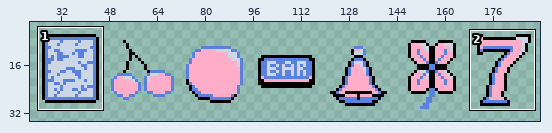
Two versions of one sprite sheet, gambling_assets/slot_spritesheet_placeholder.png. The first picture is a wide view before the edit; the outline marks the close-up.
Close-up. As it was:
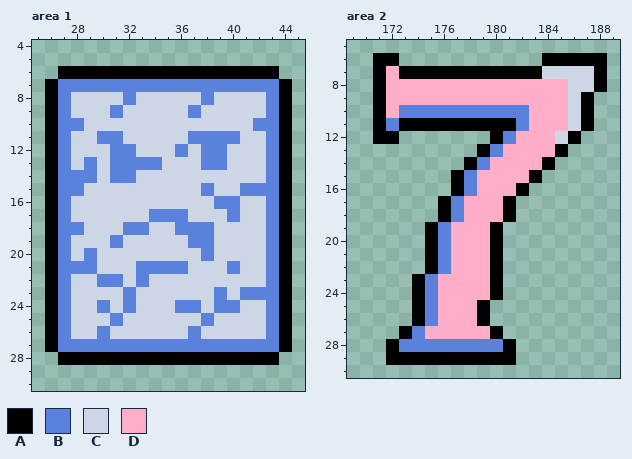
The file is 192x36 pixels. Shown: area 1: x 25..45, y 4..30; area 2: x 169..189, y 5..30. The wide view leaves out empty margins. The commit also changed other parts of the picture, which this record leaves out.
Palette (. is transparent): A #000000  B #5a82dd  C #ccd6e5  D #ffadc8
Pixels before, area 1, first column x 26:
 6 .AAAAAAAAAAAAAAAAA.
 7 ABBBBBBBBBBBBBBBBBA
 8 ABCCCCBCCCCCBCCCCBA
 9 ABCCCBCCCCCBCCCCCBA
10 ABBCCCCCCCCCCCCCBBA
11 ABCCBBCCCCCBBBBCCBA
12 ABCCCBBCCCBCBBCCCBA
13 ABCBCBBBBCCCBBCCCBA
14 ABBBCBBCCCCCCCCCCBA
15 ABBCCCCCCCCCBCCBBBA
16 ABCCCCCCCCCCCBBCCBA
17 ABCCCCCCBBBCCCBCCBA
18 ABBCCCBBCCBBBCCCCBA
19 ABCCCBCCCCCBBCCCCBA
20 ABCBCCCCCCCCBCCCCBA
21 ABBBCCCBBBBCCCBCCBA
22 ABCCBBCBCCCCCCCCCBA
23 ABCCCCBCCCCCCBCBBBA
24 ABCCBCBCCCBBCBBCCBA
25 ABCCCBCCCCCCBCCCCBA
26 ABCCBCCCCCCBCCCCCBA
27 ABBBBBBBBBBBBBBBBBA
28 .AAAAAAAAAAAAAAAAA.
Pixels before, area 2, first column x 171:
 6 AA...........AAAAA
 7 ADAAAAAAAAAAACCCCA
 8 ADDDDDDDDDDDDDDCCA
 9 ADDDDDDDDDDDDDDCA.
10 ADBBBBBBBBBBDDDCA.
11 ABAAAAAAAAABDDDCA.
12 AA.......ABDDDCA..
13 ........ABDDDDA...
14 .......ABDDDDA....
15 ......ABDDDDA.....
16 ......ABDDDA......
17 .....ABDDDA.......
18 .....ABDDDA.......
19 ....ABDDDA........
20 ....ABDDDA........
21 ....ABDDDA........
22 ....ABDDDA........
23 ...ABDDDDA........
24 ...ABDDDDA........
25 ...ABDDDA.........
26 ...ABDDDA.........
27 ..ABDDDDDA........
28 .ABBBBBBBBA.......
29 .AAAAAAAAAA.......
After the commit:
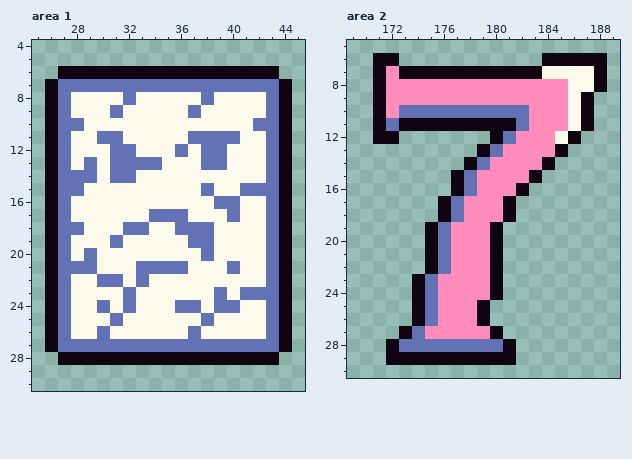
Edits made:
Colour A changes from #000000 to #0f040f.
Colour B changes from #5a82dd to #6372b4.
Colour C changes from #ccd6e5 to #fbfaeb.
Colour D changes from #ffadc8 to #ff8cba.
